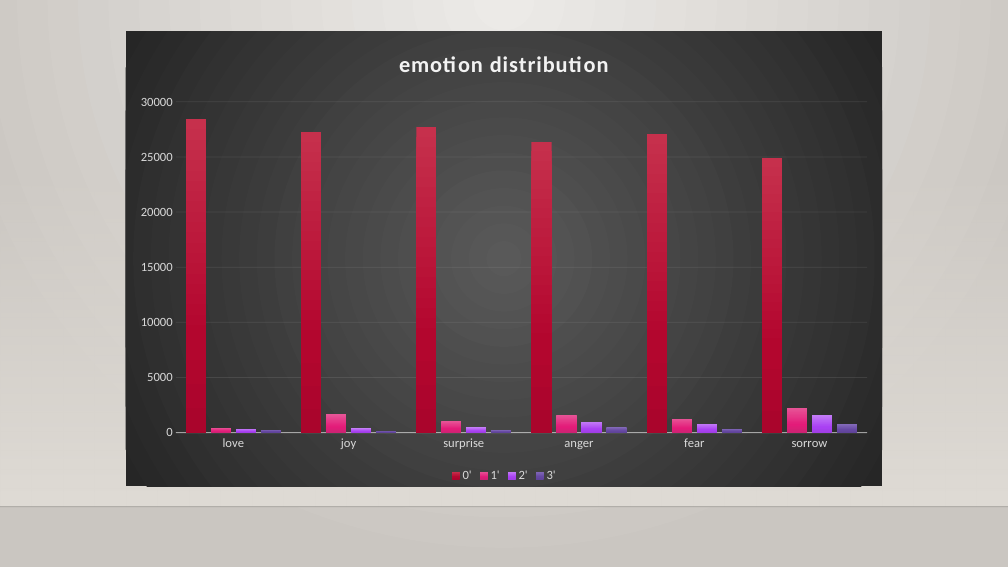
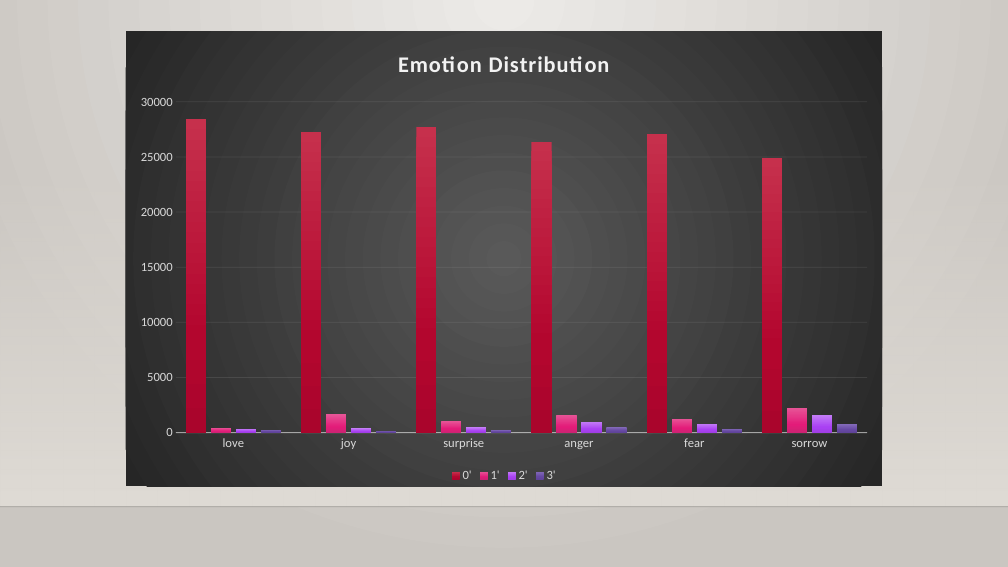
Before and after one commit to ErinYY/IIT-CS584-course-project-script_emotion, a slide deck: slide 5 of CS584_Team39_Presentation1.pptx. Drawn at 1008x567 pixels with LibreOffice and Linux fonts; fonts in the diff are those of the drawing; background and template pictures are left out. Boxes give left, top, right and bottom in pixels: in the first picture for what was removed or moved away, otherwise in the second. Text is boxed around its words. In the diff, an @@ line names an element or a change of style, - is before the commit and + after.

```diff
--- a/CS584_Team39_Presentation1.pptx
+++ b/CS584_Team39_Presentation1.pptx
@@ column chart at <box>126,31,882,486</box> @@
@@ title "emotion distribution " to "Emotion Distribution " @@
```
Also in this commit, not shown: 4 other slides changed, 5 slides removed.
